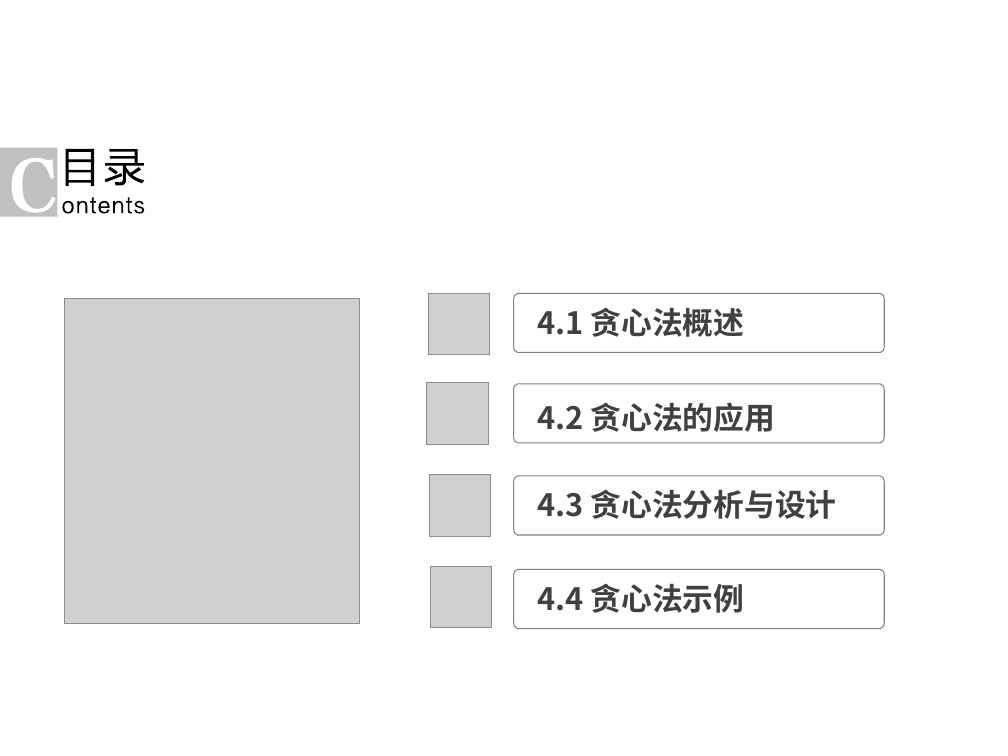
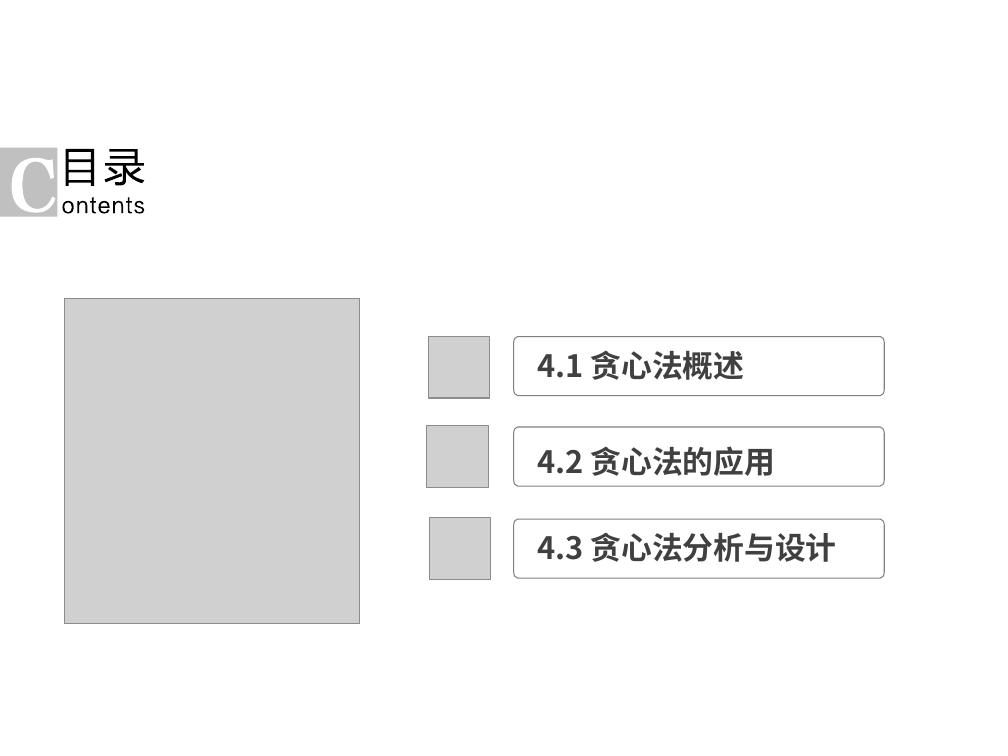
Before and after one commit to liutongling/DP, a slide deck: slide 3 of file/第4章 贪心法.pptx (slide 2 before the commit). Drawn at 1008x756 pixels with LibreOffice and Linux fonts; fonts in the diff are those of the drawing; grey boxes stand for pictures; background and template pictures are left out. Boxes give left, top, right and bottom in pixels: in the first picture for what was removed or moved away, otherwise in the second. Text is boxed around its words. In the diff, an @@ line names an element or a change of style, - is before the commit and + after.

```diff
--- a/file/第4章 贪心法.pptx
+++ b/file/第4章 贪心法.pptx
@@ 2 pictures, 1 freeform shape: place and size @@
-2 pictures, 1 freeform shape at [426,383,497,537]
+2 pictures, 1 freeform shape at [426,425,497,580]
@@ 6 freeform shapes, 3 texts, 1 picture: place and size @@
-6 freeform shapes, 3 texts, 1 picture at [428,293,885,535]
+6 freeform shapes, 3 texts, 1 picture at [428,337,885,579]
@@ picture removed at [430,566,492,628] @@
@@ freeform shape removed at [514,570,885,629] @@
@@ text removed at [537,583,745,613] @@
-4.4 贪心法示例
```
Also in this commit, not shown: 1 other slide changed, 1 slide added, 2 other files.
